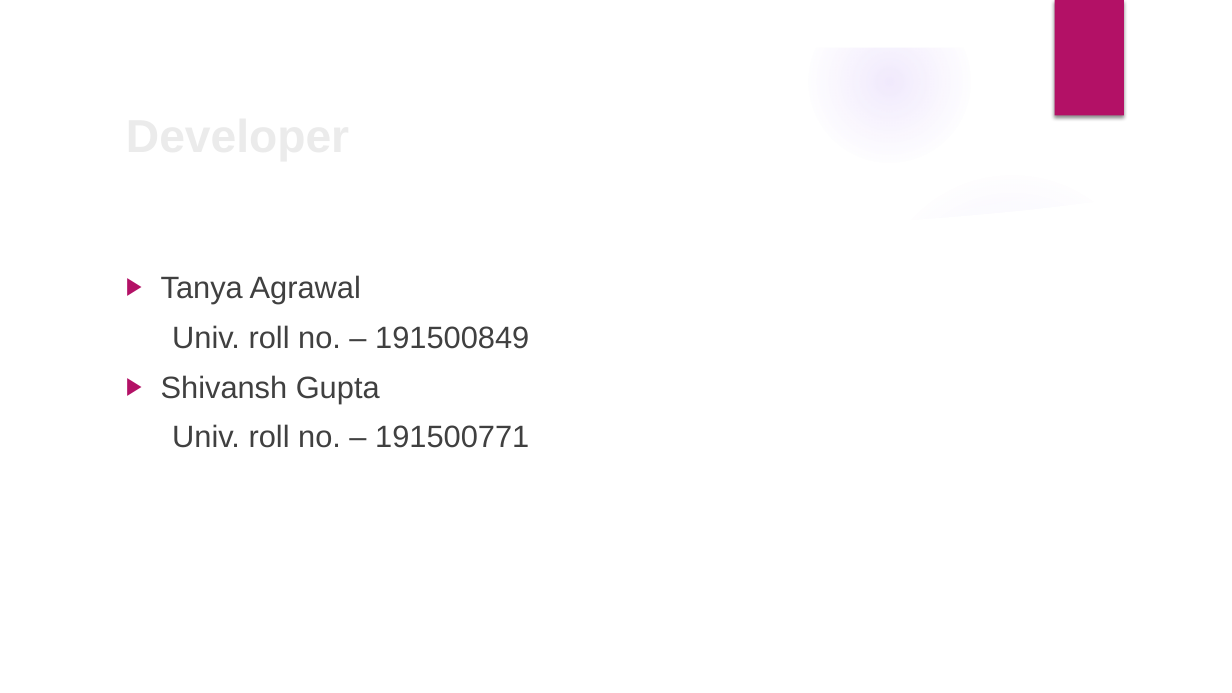
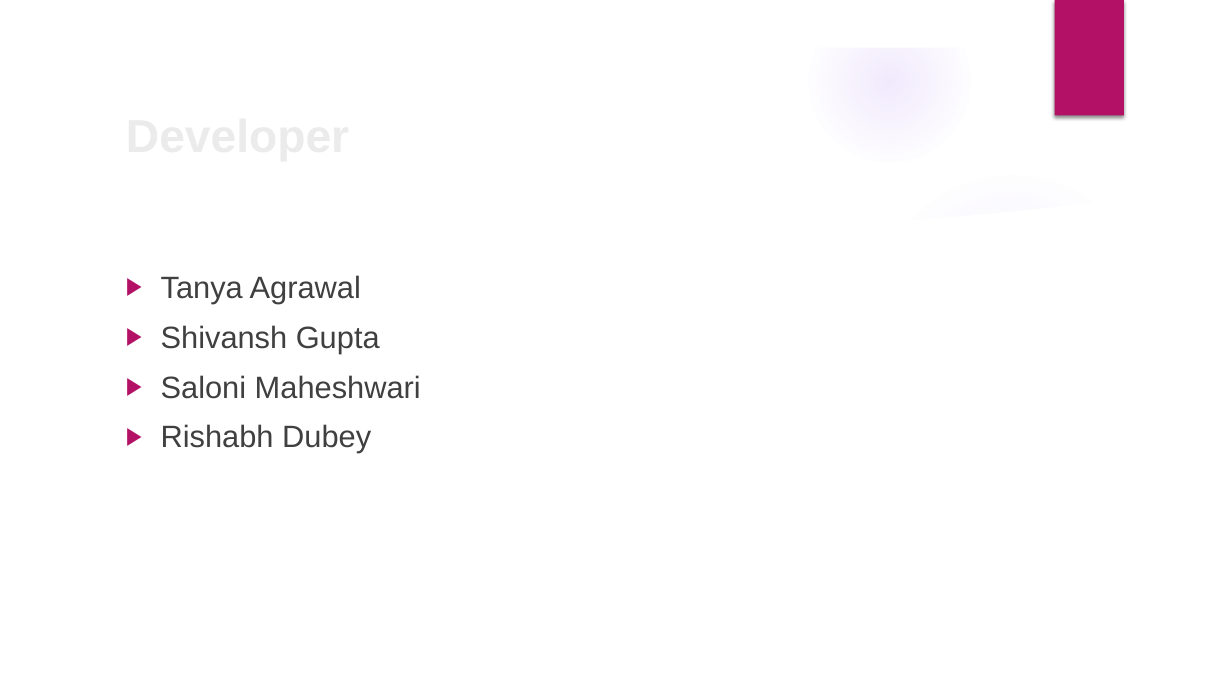
Before and after one commit to TanyaMittal31/SW-Medication, a slide deck: slide 2 of SwMedication.pptx. Drawn at 1232x693 pixels with LibreOffice and Linux fonts; fonts in the diff are those of the drawing; background and template pictures are left out. Boxes give left, top, right and bottom in pixels: in the first picture for what was removed or moved away, otherwise in the second. Text is boxed around its words. In the diff, an @@ line names an element or a change of style, - is before the commit and + after.

```diff
--- a/SwMedication.pptx
+++ b/SwMedication.pptx
@@ text at (172, 325, 529, 349): paragraph removed @@
-Univ. roll no. – 191500849
@@ text at (161, 375, 421, 453): text changed @@
-Univ. roll no. – 191500771
+▶ Saloni Maheshwari
+▶ Rishabh Dubey
```
Also in this commit, not shown: 1 other slide changed, 8 other files.
